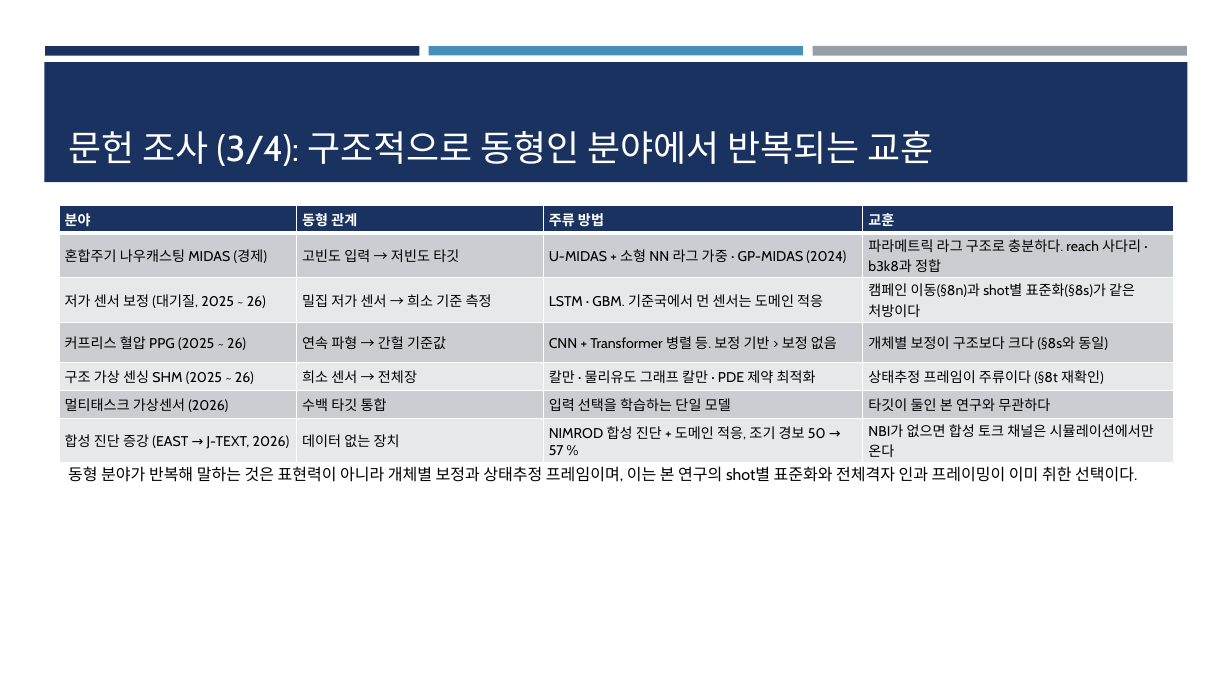
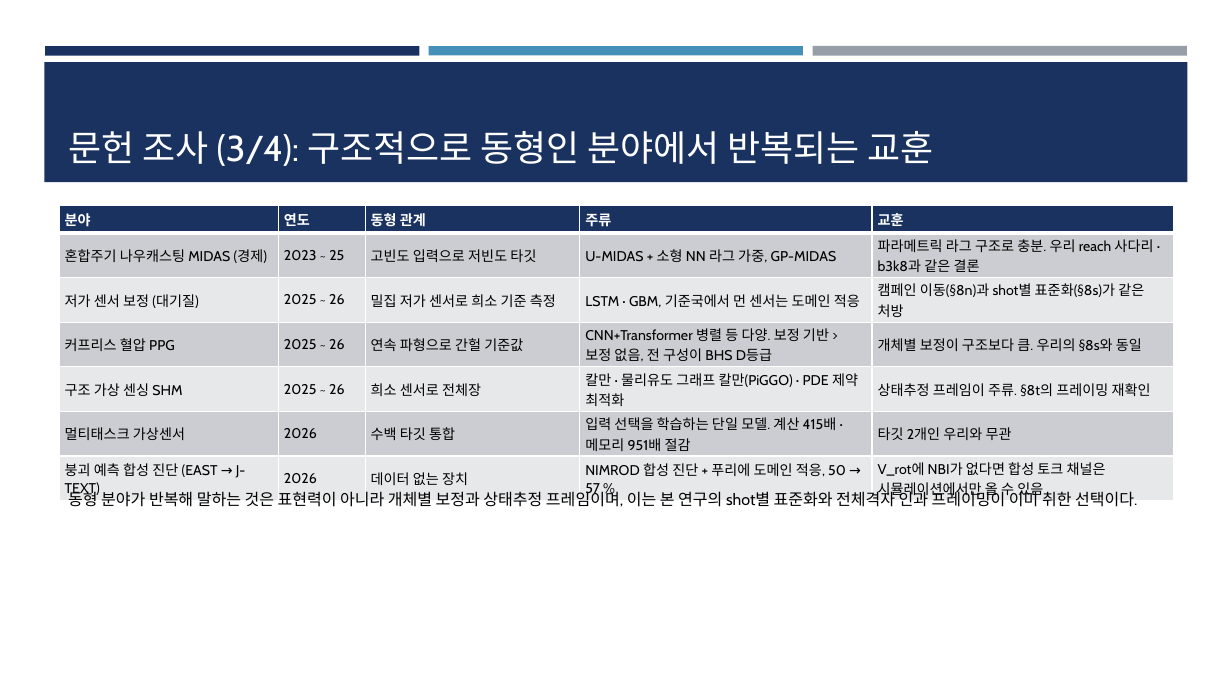
Before and after one commit to iseungsang01/ml-intern-revision, a slide deck: slide 59 of docs/presentation/KSTAR_CES_졸논정리_논문흐름.pptx (slide 57 before the commit). Drawn at 1232x693 pixels with LibreOffice and Linux fonts; fonts in the diff are those of the drawing. Boxes give left, top, right and bottom in pixels: in the first picture for what was removed or moved away, otherwise in the second. Text is boxed around its words. In the diff, an @@ line names an element or a change of style, - is before the commit and + after.

```diff
--- a/docs/presentation/KSTAR_CES_졸논정리_논문흐름.pptx
+++ b/docs/presentation/KSTAR_CES_졸논정리_논문흐름.pptx
@@ table at [59,205,1173,502] @@
-column 1: 분야 | 혼합주기 나우캐스팅 MIDAS (경제) | 저가 센서 보정 (대기질, 2025 ~ 26) | 커프리스 혈압 PPG (2025 ~ 26) | 구조 가상 센싱 SHM (2025 ~ 26) | 멀티태스크 가상센서 (2026) | 합성 진단 증강 (EAST → J-TEXT, 2026)
-column 2: 동형 관계 | 고빈도 입력 → 저빈도 타깃 | 밀집 저가 센서 → 희소 기준 측정 | 연속 파형 → 간헐 기준값 | 희소 센서 → 전체장 | 수백 타깃 통합 | 데이터 없는 장치
-column 3: 주류 방법 | U-MIDAS + 소형 NN 라그 가중 · GP-MIDAS (2024) | LSTM · GBM. 기준국에서 먼 센서는 도메인 적응 | CNN + Transformer 병렬 등. 보정 기반 > 보정 없음 | 칼만 · 물리유도 그래프 칼만 · PDE 제약 최적화 | 입력 선택을 학습하는 단일 모델 | NIMROD 합성 진단 + 도메인 적응, 조기 경보 50 → 57 %
-column 4: 교훈 | 파라메트릭 라그 구조로 충분하다. reach 사다리 · b3k8과 정합 | 캠페인 이동(§8n)과 shot별 표준화(§8s)가 같은 처방이다 | 개체별 보정이 구조보다 크다 (§8s와 동일) | 상태추정 프레임이 주류이다 (§8t 재확인) | 타깃이 둘인 본 연구와 무관하다 | NBI가 없으면 합성 토크 채널은 시뮬레이션에서만 온다
+column 1: 분야 | 혼합주기 나우캐스팅 MIDAS (경제) | 저가 센서 보정 (대기질) | 커프리스 혈압 PPG | 구조 가상 센싱 SHM | 멀티태스크 가상센서 | 붕괴 예측 합성 진단 (EAST → J-TEXT)
+column 2: 연도 | 2023 ~ 25 | 2025 ~ 26 | 2025 ~ 26 | 2025 ~ 26 | 2026 | 2026
+column 3: 동형 관계 | 고빈도 입력으로 저빈도 타깃 | 밀집 저가 센서로 희소 기준 측정 | 연속 파형으로 간헐 기준값 | 희소 센서로 전체장 | 수백 타깃 통합 | 데이터 없는 장치
+column 4: 주류 | U-MIDAS + 소형 NN 라그 가중, GP-MIDAS | LSTM · GBM, 기준국에서 먼 센서는 도메인 적응 | CNN+Transformer 병렬 등 다양. 보정 기반 > 보정 없음, 전 구성이 BHS D등급 | 칼만 · 물리유도 그래프 칼만(PiGGO) · PDE 제약 최적화 | 입력 선택을 학습하는 단일 모델. 계산 415배 · 메모리 951배 절감 | NIMROD 합성 진단 + 푸리에 도메인 적응, 50 → 57 %
+column 5: 교훈 | 파라메트릭 라그 구조로 충분. 우리 reach 사다리 · b3k8과 같은 결론 | 캠페인 이동(§8n)과 shot별 표준화(§8s)가 같은 처방 | 개체별 보정이 구조보다 큼. 우리의 §8s와 동일 | 상태추정 프레임이 주류. §8t의 프레이밍 재확인 | 타깃 2개인 우리와 무관 | V_rot에 NBI가 없다면 합성 토크 채널은 시뮬레이션에서만 올 수 있음
@@ text "동형 분야가 반복해 말하는 것은 ...": place and size @@
-text "동형 분야가 반복해 말하는 것은 ..." at [68,466,1137,482]
+text "동형 분야가 반복해 말하는 것은 ..." at [68,489,1137,507]
```
Also in this commit, not shown: 7 other slides changed, 2 slides added, 8 other files.
